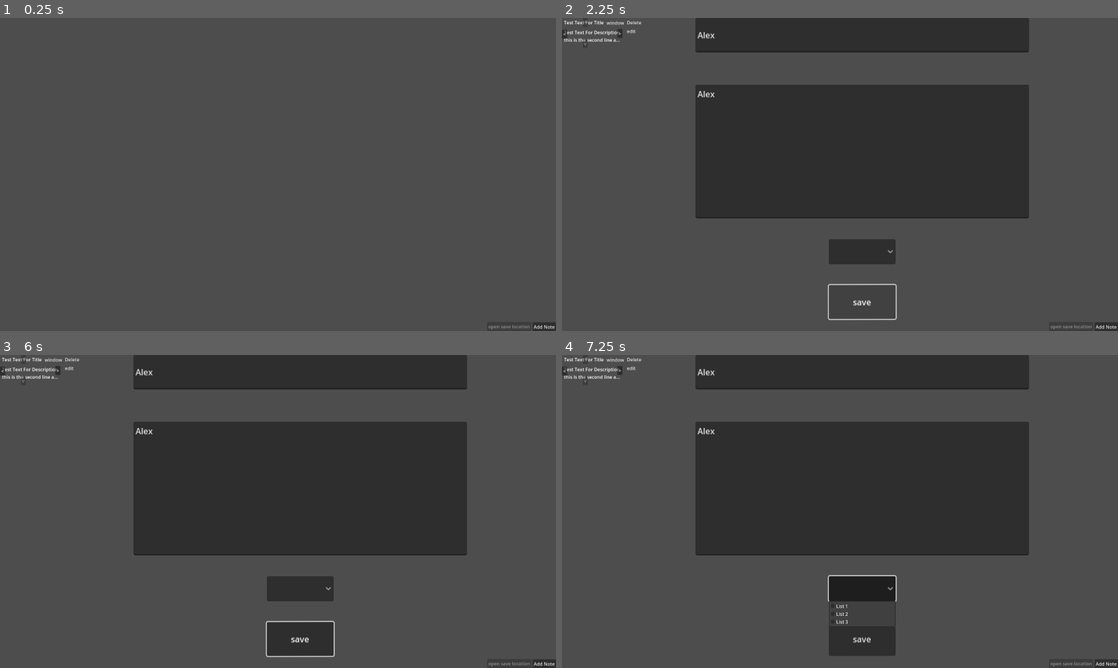
Above: before the commit, frames 1-4 (two rows, left to right).
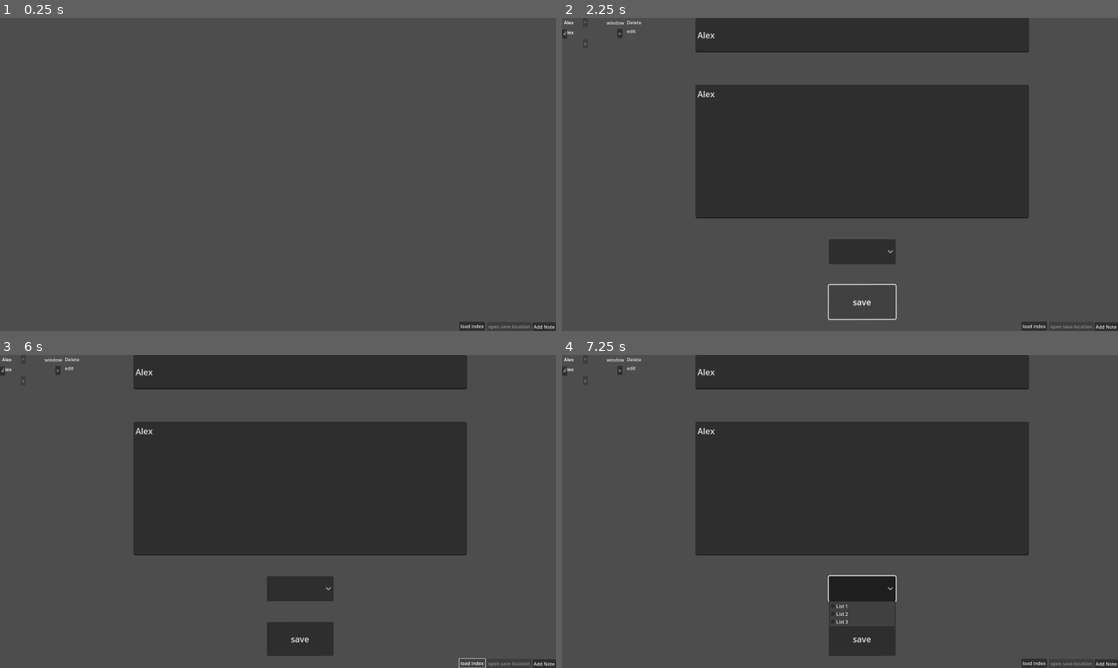
Above: after the commit, the same moments.

Repository: pandapanda135/todo_list
Game: Godot game, scene res://ui_test.tscn
The game is run twice, just before and just after one commit, with the same random seed, the same clock (stepped at 60 frames per second) and the same inputs.
Inputs (mouse positions are in pixels of both pictures, inside the frame that each line leads up to):
- Up to frame 1 (0.25 s): no input
- Up to frame 2 (2.25 s): click "Add Note" at 0.5 s; click (862, 33) at 1.27 s; type "Alex" at 1.35 s; click (862, 152) at 1.5 s; type "Alex" at 1.58 s; click "save" at 2 s
- Up to frame 3 (6 s): click "<" at 2.75 s; click ">" at 3.5 s; click "window" at 4.25 s; click "edit" at 5 s; click (472, 661) at 5.75 s, where only the run after the commit has a clickable "load index"
- Up to frame 4 (7.25 s): click (862, 589) at 6.5 s

The runs differ from the first frame. In frame 1, 0.1% of the frame differs, in the area x 82-88%, y 97-100%; in frame 2, 0.3%; in frame 3, 0.4%, in the area x 0-88%, y 0-100%; in frame 4, 0.3%.
Error before the commit: Invalid cast: could not convert value to 'int'. (res://scripts/save_system.gd:124)

Commit message:
index saving I want to cry

Diff:
--- /dev/null
+++ b/button_3.gd
@@ -0,0 +1,9 @@
+extends Button
+
+
+# Called when the node enters the scene tree for the first time.
+func _ready() -> void:
+	self.pressed.connect(_on_pressed)
+
+func _on_pressed() -> void:
+	SaveSystem.load_node_signal.emit()
--- a/container_select.gd
+++ b/container_select.gd
@@ -5,7 +5,7 @@
 func _ready() -> void:
 	self.item_selected.connect(_on_item_selected)
 
-func _on_item_selected(index) -> void:
+func _on_item_selected(index:int) -> void:
 	saved_option = index
 	print("THIS IS SAVED OPTION",saved_option)
 	save()
--- a/individual_node_test.tscn
+++ b/individual_node_test.tscn
@@ -16,7 +16,6 @@
 size_flags_vertical = 2
 mouse_filter = 2
 script = ExtResource("1_gbth7")
-current_position = null
 
 [node name="TitleLabel" type="Label" parent="."]
 layout_mode = 0
--- a/node_script.gd
+++ b/node_script.gd
@@ -14,7 +14,7 @@
 
 @onready var root:Window = get_tree().get_root()
 var timer_running:bool = false
-
+@export var index_saving_timer:int = 300
 #declare the collection is will be in within the save file modfiy the save file code
 #to support this and also the function that adds the nodes to the scenes this can be done
 #by moving the code that spawn the code into the load_node function so it is being loaded
@@ -42,16 +42,20 @@
 
 func _save_index(save_time,is_closing) -> void: # modify this is it adds a 5 min timer that will have a signal that when over it will run this line
 	print("SAVE_INDEX RUN")
+
+	if is_closing == true:
+		SaveSystem.change_note(json_file,3,"",self.get_index())
+		return
+
 	if timer_running == false:
 		timer_running  = true
 		await get_tree().create_timer(save_time).timeout
+		print("THIS IS INDEx",self.get_index())
 		SaveSystem.change_note(json_file,3,"",self.get_index())
 		timer_running = false
 	else:
 		print("timer already exists")
 
-	if is_closing == true:
-		SaveSystem.change_note(json_file,3,"",self.get_index())
 
 func check_node_position(clicked_node) -> void:
 	check_arrow_visibility()
@@ -112,7 +116,7 @@
 			SaveSystem.change_note(json_file,2,"",1)
 		Gui.collection_3:
 			SaveSystem.change_note(json_file,2,"",2)
-	SignalManager.emit_signal("index_saving",300,false)
+	SignalManager.emit_signal("index_saving",index_saving_timer,false)
 
 func move_node_vertical(Down:bool) -> void:
 	var parent:Node = get_parent()
@@ -126,7 +130,7 @@
 		# print("after move_child",get_parent().get_children())
 	check_arrow_visibility()
 
-	SignalManager.emit_signal("index_saving",300,false)
+	SignalManager.emit_signal("index_saving",index_saving_timer,false)
 
 #look if there is a node above or belo current node if so then keep button enabled else set disabled
 #this breaks if nodes are invisible as they are still in the tree however they dont display so only the appropriate nodes get disabled
@@ -216,6 +220,9 @@
 	else:
 		print("NONE DISABLED")
 
+func save() -> int: #? this will be used for save_note support for index using self.get_index()
+	return self.get_index() #! THIS DOESNT WORK
+
 #handles saving index when closed
 func _notification(what):
 	if what == NOTIFICATION_WM_CLOSE_REQUEST:
--- a/scripts/save_system.gd
+++ b/scripts/save_system.gd
@@ -1,6 +1,7 @@
 extends Node
 
 # signal load_node_signal
+signal load_node_signal
 
 # we use onready or else load_note doesnt work due to them not being initialized correctly (I know the code is bad but its all that works :( )
 @onready var label_title_node: Label = get_parent().get_node("/root/Control/TitleLabel")
@@ -67,10 +68,8 @@
 		printerr("issues with if in _ready")
 		check_save_amount_correct = false
 		OS.shell_open(ProjectSettings.globalize_path("user://"))
-	#temp for loading node index
-	# self.connect("load_node_signal",load_node)
-	# load_node_signal.emit()
-	# print("READY",Gui.collection_1.get_children())
+	self.connect("load_node_signal",load_node)
+	print("READY",Gui.collection_1.get_children())
 
 func save_note() -> void:
 	print("save_amount: ",save_path)
@@ -110,8 +109,9 @@
 	else:
 		print("check_save_amount_correct is set to false")
 
-func load_reusable(save_file:String) -> Dictionary: #when next godot version out update all references of this to use typed dictionaries
+func load_reusable(save_file:String,line_4_index:int = -1,load_line_4:bool = false) -> Dictionary: #when next godot version out update all references of this to use typed dictionaries
 	var file := FileAccess.open(save_file, FileAccess.READ)
+	print("file_read_1",file)
 	var json := JSON.new()
 	var json_line_2 := JSON.new()
 	var json_line_3 := JSON.new()
@@ -121,6 +121,33 @@
 	json_line_3.parse(file.get_line())
 	json_line_4.parse(file.get_line())
 
+	if load_line_4 == true:
+		pass
+	else:
+		var file_write := FileAccess.open(save_file, FileAccess.WRITE)
+		print("write",file_write)
+		for i:int in range(0,4):
+			match i:#should make it so it doesnt overwrite the file with nothing but the index
+				0:
+					var json_string = JSON.stringify(json.get_data() as String)
+					file_write.store_line(json_string)
+				1:
+					var json_string = JSON.stringify(json_line_2.get_data() as String)
+					file_write.store_line(json_string)
+				2:
+					var json_string = JSON.stringify(json_line_3.get_data() as int)
+					file_write.store_line(json_string)
+				3:
+					var json_string = JSON.stringify(line_4_index as int)
+					file_write.store_line(json_string)
+		file_write.close()
+		file = FileAccess.open(save_file, FileAccess.READ)
+
+	json.parse(file.get_line())
+	json_line_2.parse(file.get_line())
+	json_line_3.parse(file.get_line())
+	json_line_4.parse(file.get_line())
+
 	return {
 		"save_string": json.get_data() as String,
 		"save_string_2": json_line_2.get_data() as String,
@@ -140,9 +167,11 @@
 
 		save_file_select.store_line(json_string)
 
-func load_note(save_file:String,label_title:Node,label_description:Node) -> void:
+func load_note(save_file:String,label_title:Node,label_description:Node,node_arg:Control = null) -> void:
 	print("save_file",save_file)
-	var value = load_reusable(save_file)
+	var current_index:int = node_arg.call("save")
+	print("THIS",current_index)
+	var value = load_reusable(save_file,0,false) # TODO: make this use current index
 
 	print(value["save_string"])
 	print(value["save_string_2"])
@@ -169,11 +198,10 @@
 			print("line_change is too high")
 	save_overwrite(save_file,value)
 
-var value_int:int
 func add_and_change_made_nodes(save_number:int) -> void:
-	load_container("user://note_%s.json" % save_number)
-	var node_scene:Control = preload("res://individual_node_test.tscn").instantiate() #hard coded and bad incase I want to use other type of node but it works at its probably going to stay this way
-	var first_child:Node = node_scene.get_child(0) #TODO: I dont like this change it at some point
+	var value_int:int = load_container("user://note_%s.json" % save_number)
+	var node_scene:Control = preload("res://individual_node_test.tscn").instantiate()
+	var first_child:Node = node_scene.get_child(0) # ? change this later because I dont like
 	var second_child:Node = node_scene.get_child(1)
 
 	match value_int:
@@ -188,10 +216,10 @@
 
 	node_scene.json_file = "user://note_%s.json" % save_number
 	node_scene.name = "node_note:%s" % save_number
-	load_note(node_scene.json_file,first_child,second_child)
+	load_note(node_scene.json_file,first_child,second_child,node_scene)
 
 #load container position from file
-func load_container(save_file:String) -> void:
+func load_container(save_file:String) -> int:
 	var file := FileAccess.open(save_file, FileAccess.READ)
 	var json := JSON.new()
 	var save_int:int
@@ -199,7 +227,7 @@
 		json.parse(file.get_line())
 		save_int = json.get_data() as int
 	print("LOAD_CONTAINOR save_int ",save_int)
-	value_int = save_int
+	return save_int
 
 func delete_selected_file(save_string:String = "",json_file:String = "") -> void:
 	if save_string != "":
@@ -251,14 +279,20 @@
 
 #this is probably need to be used when more ui/ux aspects are implemented
 func load_node() -> void:
-	var child_nodes_collection = Gui.collection_1.get_children()
+	var child_nodes_collection:Array[Node] = Gui.collection_1.get_children() + Gui.collection_2.get_children() + Gui.collection_3.get_children()
 	print("CHILD_NODES",child_nodes_collection)
-	for i in child_nodes_collection:
-		var current_json_file = child_nodes_collection[i].json_file
-		var load_values:Dictionary = load_reusable(current_json_file)
-
-		child_nodes_collection[i].move_child(child_nodes_collection[i],load_values["save_int_2"])
-
+	for node:Node in child_nodes_collection:
+		print("LOOK AT THiS",node.json_file)
+		var load_values:Dictionary = load_reusable(node.json_file,-1,true)
+		match node.get_parent():
+			Gui.collection_1:
+				Gui.collection_1.move_child(node,load_values["save_int_2"])
+			Gui.collection_2:
+				Gui.collection_2.move_child(node,load_values["save_int_2"])
+			Gui.collection_3:
+				Gui.collection_3.move_child(node,load_values["save_int_2"])
+
+# handles variables file
 func save_variables() -> void:
 	var save_file := FileAccess.open(save_path_variables, FileAccess.WRITE)
 
--- a/scripts/signal_manager.gd
+++ b/scripts/signal_manager.gd
@@ -1,11 +1,13 @@
 extends Node
 
 signal index_saving(timer_time:float,is_closing:bool)
+signal load_node_signal
+
 
 #handles quit notification
 
-func _process(delta):
-	print(Gui.collection_1.get_children())
+# func _process(delta): #TODO: CHANGE
+# 	print(Gui.collection_1.get_children())
 
 var already_sent_close:bool = false
 func _notification(what):
--- a/ui_test.tscn
+++ b/ui_test.tscn
@@ -1,6 +1,7 @@
-[gd_scene load_steps=4 format=3 uid="uid://4ohhu5aryk3p"]
+[gd_scene load_steps=5 format=3 uid="uid://4ohhu5aryk3p"]
 
 [ext_resource type="PackedScene" uid="uid://d1dw4yunexyww" path="res://Modal.tscn" id="3_a3yvw"]
+[ext_resource type="Script" path="res://button_3.gd" id="4_0gs84"]
 [ext_resource type="Script" path="res://add_note_ui.gd" id="4_70acs"]
 [ext_resource type="Script" path="res://scripts/save_location.gd" id="5_tkmw1"]
 
@@ -75,5 +76,14 @@
 text = "open save location"
 script = ExtResource("5_tkmw1")
 
+[node name="Button3" type="Button" parent="."]
+layout_mode = 0
+offset_left = 1586.0
+offset_top = 1048.0
+offset_right = 1675.0
+offset_bottom = 1079.0
+text = "load index"
+script = ExtResource("4_0gs84")
+
 [editable path="ModalController"]
 [editable path="ModalController/HFlowContainer/Control"]
